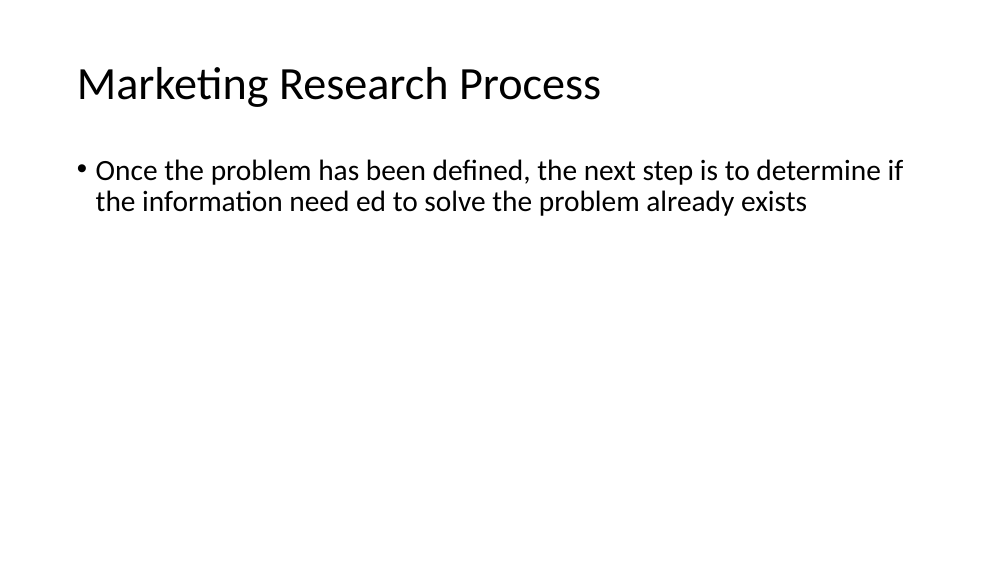
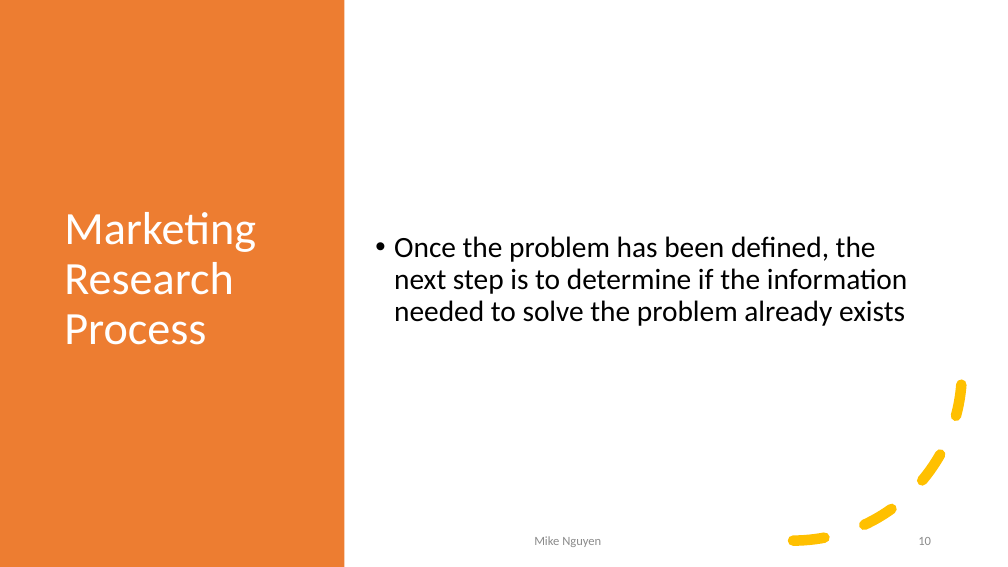
Before and after one commit to mikenguyen13/mar4050, a slide deck: slide 10 of lectures/3/Information Systems, Dashboards & Data Analytics.pptx (slide 4 before the commit). Drawn at 1008x567 pixels with LibreOffice and Linux fonts; fonts in the diff are those of the drawing. Boxes give left, top, right and bottom in pixels: in the first picture for what was removed or moved away, otherwise in the second. Text is boxed around its words. In the diff, an @@ line names an element or a change of style, - is before the commit and + after.

```diff
--- a/lectures/3/Information Systems, Dashboards & Data Analytics.pptx
+++ b/lectures/3/Information Systems, Dashboards & Data Analytics.pptx
@@ rectangle added at (x1=0, y1=0, x2=345, y2=567), fill #ED7D31 @@
@@ title "Marketing Research Process" moved from (x1=77, y1=67, x2=601, y2=107) to (x1=64, y1=212, x2=256, y2=345) @@
@@ title "Marketing Research Process" at (x1=64, y1=212, x2=256, y2=345): text colour #000000 to #FFFFFF @@
@@ text "Once the problem has been ..." at (x1=394, y1=236, x2=908, y2=326): vertical alignment top to middle @@
@@ arc (boxed as its full ellipse) added at (x1=625, y1=203, x2=963, y2=541), outline #FFC000 10 pt dashed @@
@@ text at (x1=394, y1=236, x2=908, y2=326): spaces changed @@
-• Once the problem has been defined, the next step is to determine if the information need ed to solve the problem already exists
+• Once the problem has been defined, the next step is to determine if the information needed to solve the problem already exists
@@ text added at (x1=534, y1=536, x2=601, y2=547), 12 pt, text #8C8C8C @@
+Mike Nguyen
@@ page number added at (x1=918, y1=537, x2=931, y2=545), 12 pt, text #8C8C8C @@
+10
```
Also in this commit, not shown: 22 other slides changed, 10 slides added, 2 slides removed, 2 other files.
